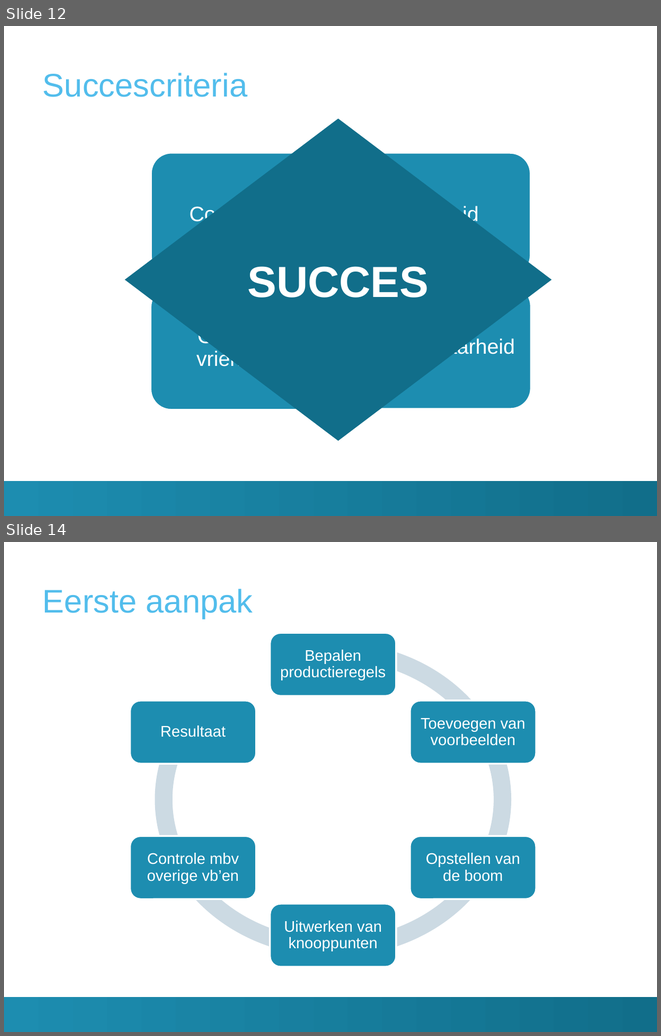
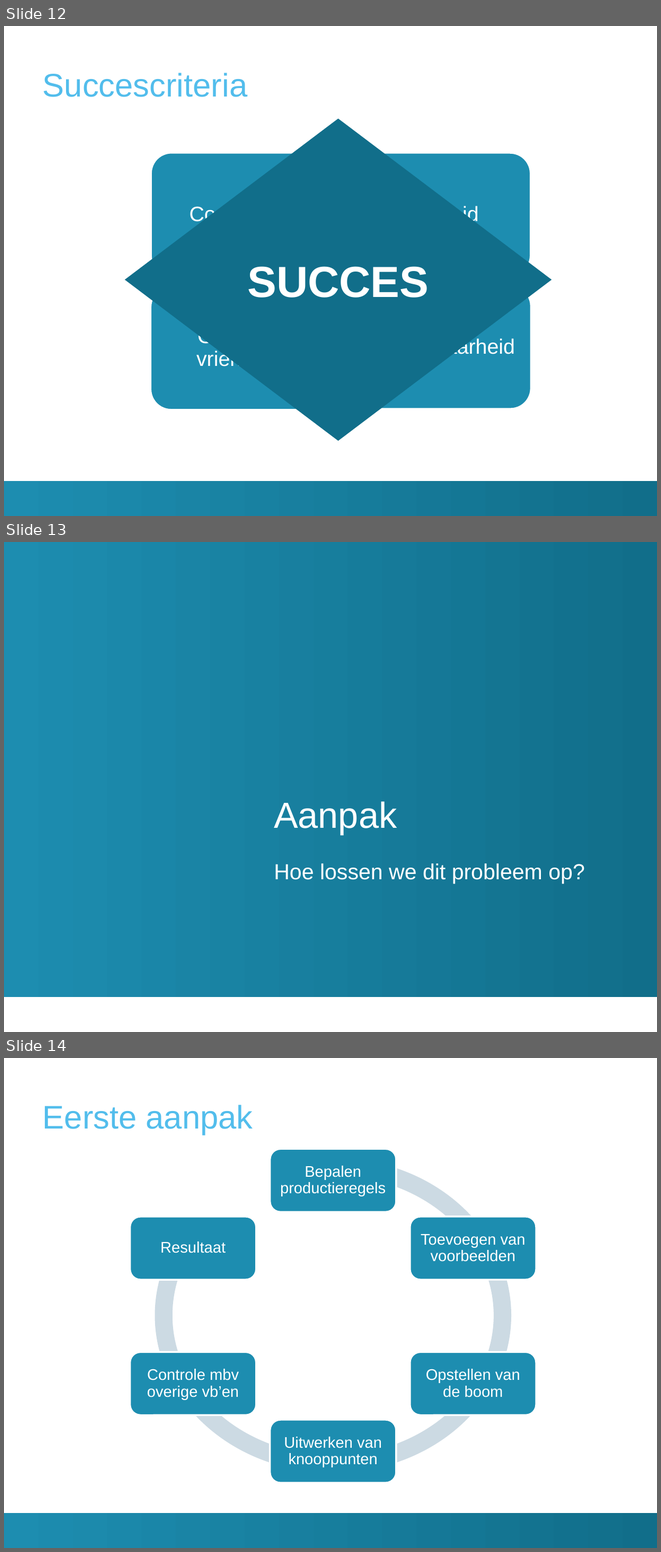
Before and after one commit to TomDeGroote/Bachelorproef, a slide deck: Paper/Finale Presentatie/presentatie.pptx. Shown one above the other, each under a label of ours: slides 12 and 14 before the commit, slides 12, 13 and 14 after it; the slides between them are not shown. The pictures are 661x1036 and 661x1552 pixels, drawn with LibreOffice and Linux fonts; fonts in the diff are those of the drawing; background and template pictures are left out. Boxes give left, top, right and bottom in pixels: in the first picture for what was removed or moved away, otherwise in the second. Text is boxed around its words. In the diff, an @@ line names an element or a change of style, - is before the commit and + after.

```diff
--- a/Paper/Finale Presentatie/presentatie.pptx
+++ b/Paper/Finale Presentatie/presentatie.pptx
@@ slide 13 added at box(4, 542, 657, 1032), background #FFFFFF @@
@@ rectangle added at box(4, 542, 657, 997), fill gradient #1D8DB0 to #116E8A to #177E9D to #BED8E8 @@
@@ title added at box(274, 801, 397, 834), 40 pt, text #FFFFFF @@
+Aanpak
@@ subtitle added at box(274, 863, 585, 883), 24 pt, text #FFFFFF @@
+Hoe lossen we dit probleem op?
```
Also in this commit, not shown: 2 slides changed, 1 slide removed, 5 other files.
